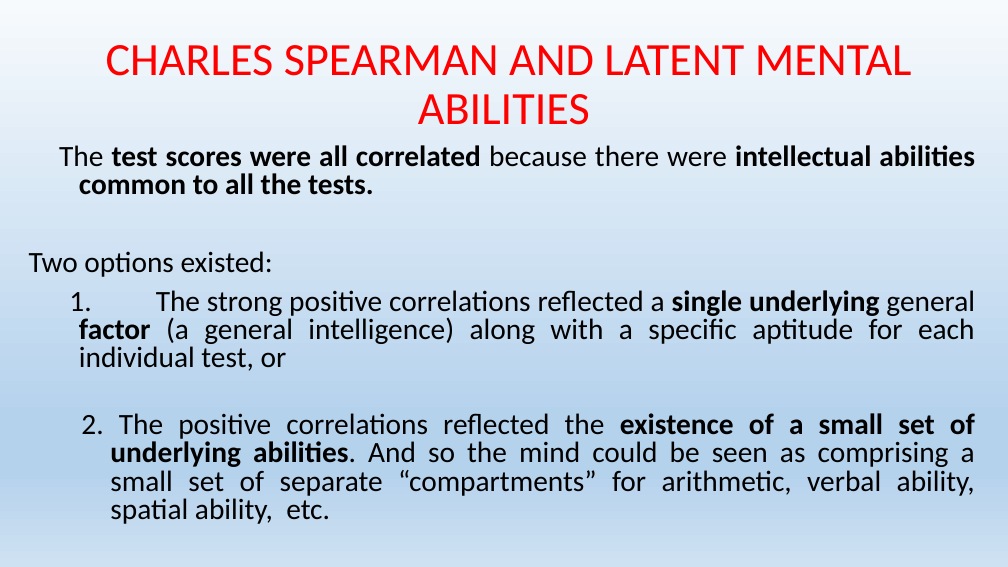
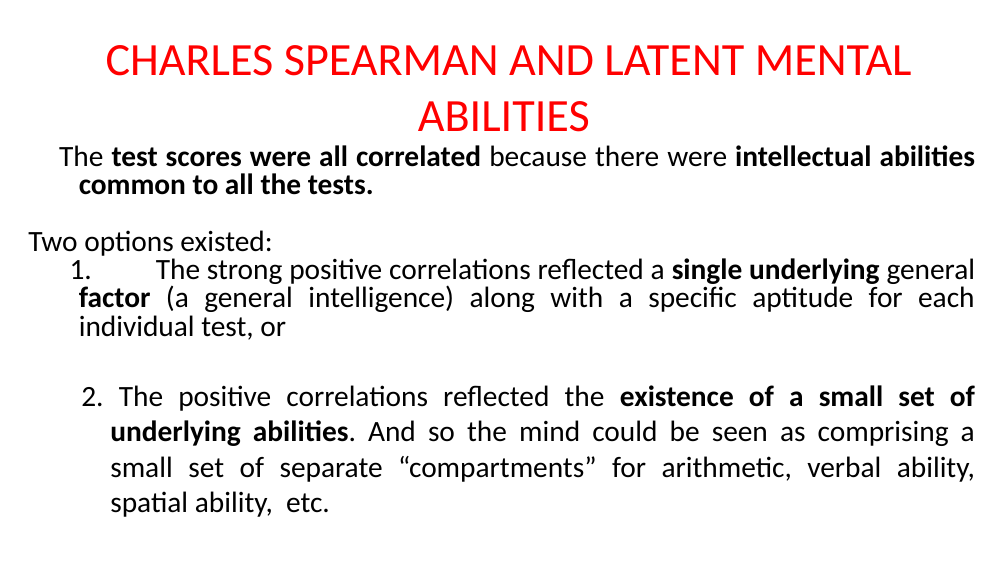
Before and after one commit to awkweb/DS502, a slide deck: slide 21 of lectures/05_Ch6.3&4Dimension Redu. F16.pptx. Drawn at 1008x567 pixels with LibreOffice and Linux fonts; fonts in the diff are those of the drawing. Boxes give left, top, right and bottom in pixels: in the first picture for what was removed or moved away, otherwise in the second. Text is boxed around its words. In the diff, an @@ line names an element or a change of style, - is before the commit and + after.

```diff
--- a/lectures/05_Ch6.3&4Dimension Redu. F16.pptx
+++ b/lectures/05_Ch6.3&4Dimension Redu. F16.pptx
@@ background gradient #F7FAFD to #B5D2EC to #CEE1F2 to #FFFFFF @@
@@ text "CHARLES SPEARMAN AND LATENT MENTAL ..." at (106, 45, 912, 132): line spacing 0.9 to 1 @@
@@ text "The test scores were all ..." at (28, 145, 976, 517): less space between paragraphs; list level 2 to 1 in "2. The positive correlations reflected ..."; line spacing 0.8 to 1 @@
```
Also in this commit, not shown: 65 other slides changed, 2 slides added, 2 slides removed, 10 other files.
